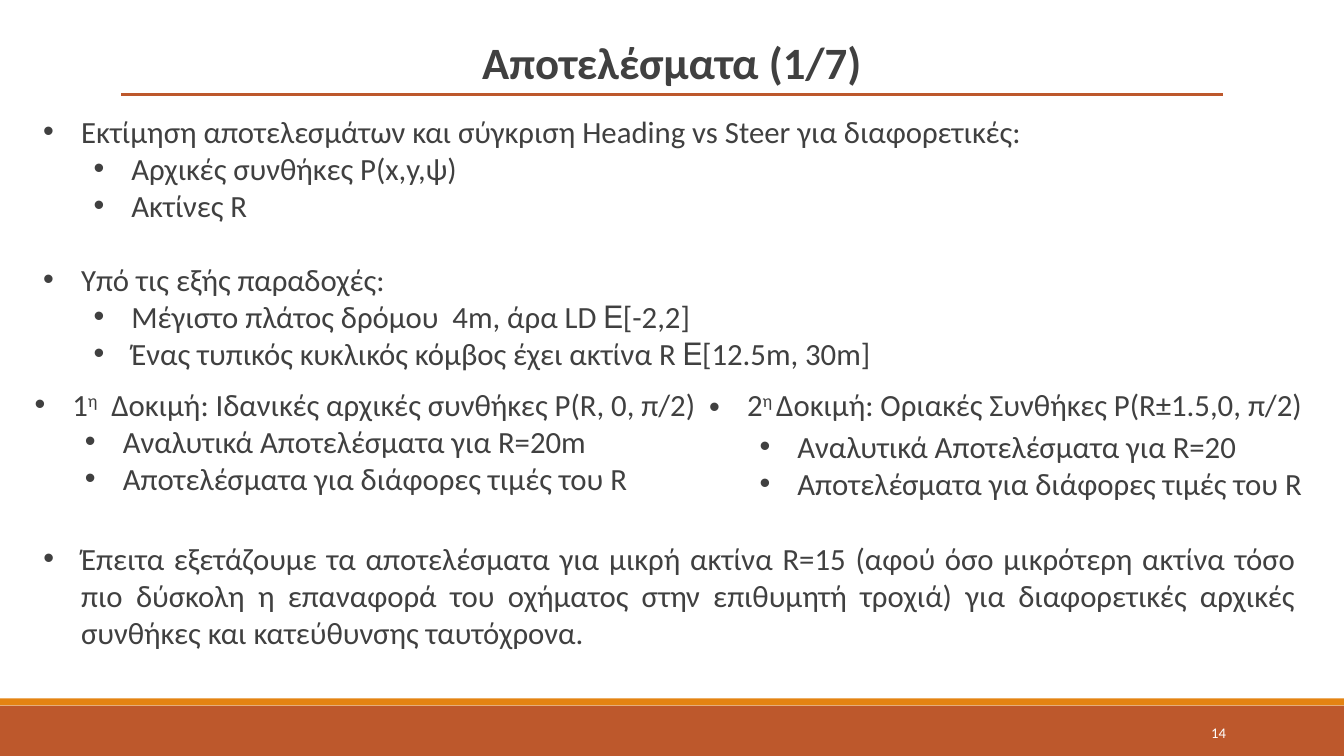
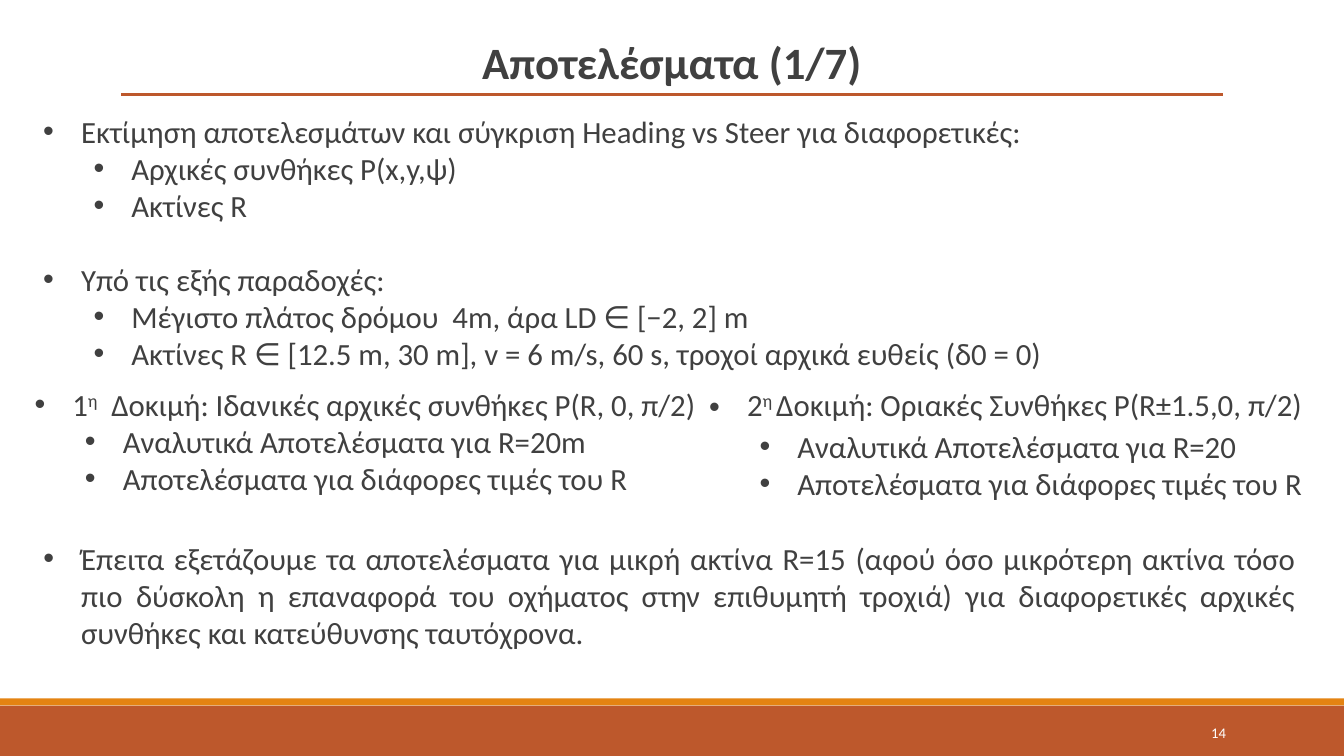
Before and after one commit to kvchr/fuzzy-roundabout-steering, a slide deck: slide 14 of slides/fuzzy_roundabout_slides_GR.pptx. Drawn at 1344x756 pixels with LibreOffice and Linux fonts; fonts in the diff are those of the drawing. Boxes give left, top, right and bottom in pixels: in the first picture for what was removed or moved away, otherwise in the second. Text is boxed around its words. In the diff, an @@ line names an element or a change of style, - is before the commit and + after.

```diff
--- a/slides/fuzzy_roundabout_slides_GR.pptx
+++ b/slides/fuzzy_roundabout_slides_GR.pptx
@@ text at [131,305,1041,370]: text changed @@
-  • Μέγιστο πλάτος δρόμου 4m, άρα LD ꓰ[-2,2]
-  • Ένας τυπικός κυκλικός κόμβος έχει ακτίνα R ꓰ[12.5m, 30m]
+  • Μέγιστο πλάτος δρόμου 4m, άρα LD ∈ [−2, 2] m
+  • Ακτίνες R ∈ [12.5 m, 30 m], v = 6 m/s, 60 s, τροχοί αρχικά ευθείς (δ0 = 0)
```
Also in this commit, not shown: 13 other slides changed, 8 other files.
